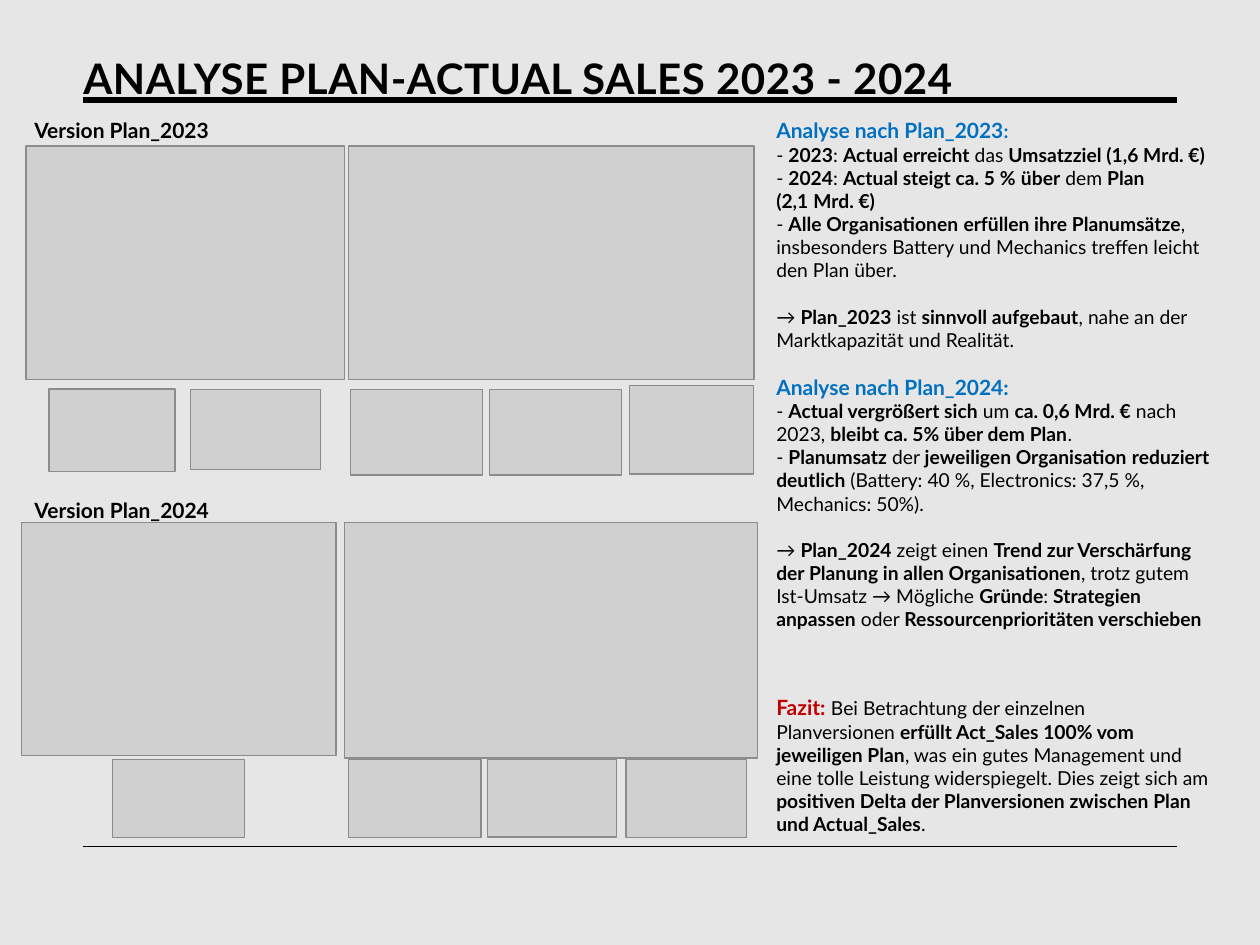
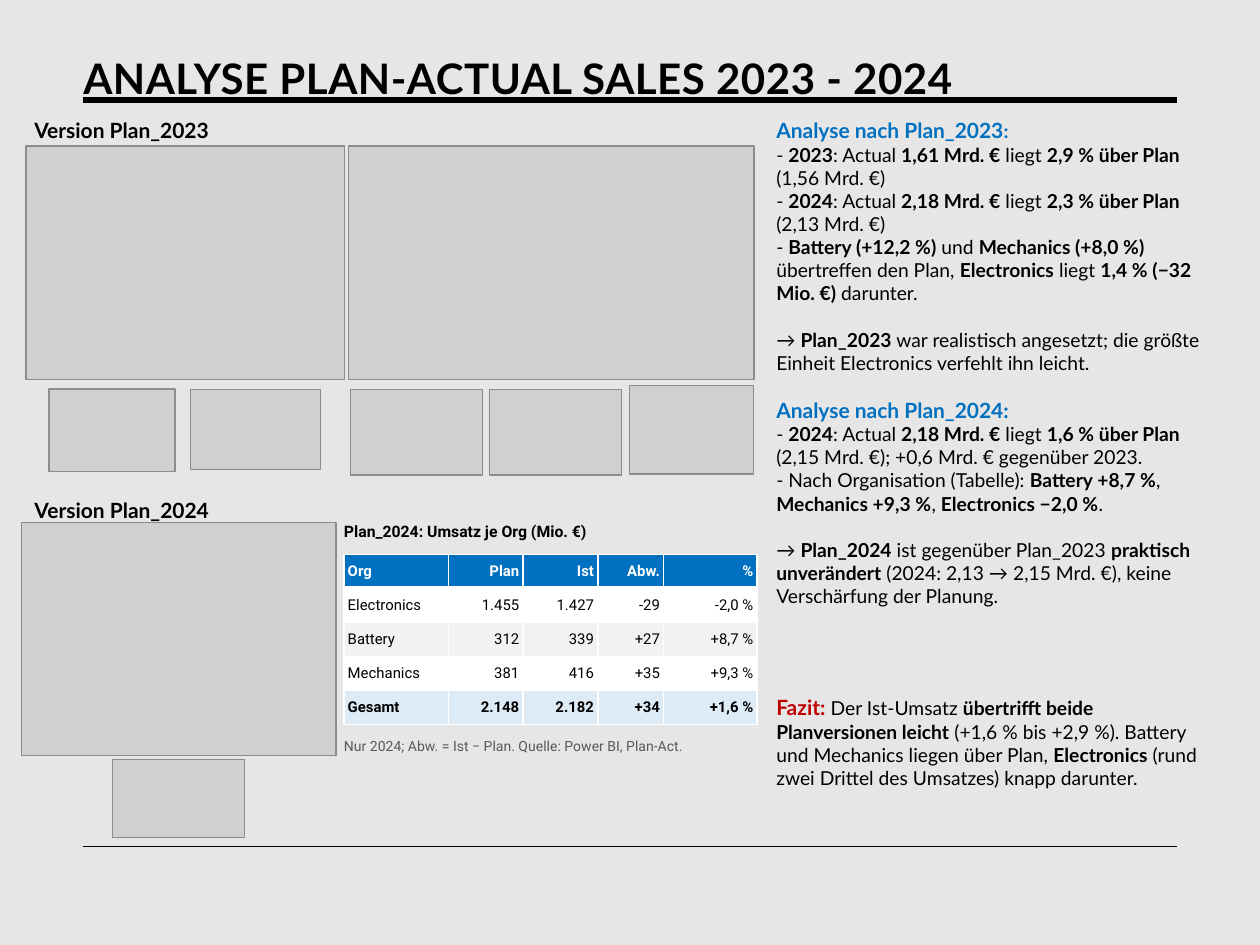
Before and after one commit to tngan7197/Portfolio, a slide deck: slide 8 of BIC_PowerPoint_StA.pptx. Drawn at 1260x945 pixels with LibreOffice and Linux fonts; fonts in the diff are those of the drawing; grey boxes stand for pictures. Boxes give left, top, right and bottom in pixels: in the first picture for what was removed or moved away, otherwise in the second. Text is boxed around its words. In the diff, an @@ line names an element or a change of style, - is before the commit and + after.

```diff
--- a/BIC_PowerPoint_StA.pptx
+++ b/BIC_PowerPoint_StA.pptx
@@ text at box(776, 147, 1200, 370): text changed; text colour #000000 to none; bold off @@
-- 2023: Actual erreicht das Umsatzziel (1,6 Mrd. €)
-- 2024: Actual steigt ca. 5 % über dem Plan (2,1 Mrd. €)
-- Alle Organisationen erfüllen ihre Planumsätze, insbesonders Battery und Mechanics treffen leicht den Plan über.
-→ Plan_2023 ist sinnvoll aufgebaut, nahe an der Marktkapazität und Realität.
+- 2023: Actual 1,61 Mrd. € liegt 2,9 % über Plan (1,56 Mrd. €)
+- 2024: Actual 2,18 Mrd. € liegt 2,3 % über Plan (2,13 Mrd. €)
+- Battery (+12,2 %) und Mechanics (+8,0 %) übertreffen den Plan, Electronics liegt 1,4 % (−32 Mio. €) darunter.
+→ Plan_2023 war realistisch angesetzt; die größte Einheit Electronics verfehlt ihn leicht.
@@ text at box(776, 426, 1190, 607): text changed; text colour #000000 to none; bold off @@
-- Actual vergrößert sich um ca. 0,6 Mrd. € nach 2023, bleibt ca. 5% über dem Plan.
-- Planumsatz der jeweiligen Organisation reduziert deutlich (Battery: 40 %, Electronics: 37,5 %, Mechanics: 50%).
-→ Plan_2024 zeigt einen Trend zur Verschärfung der Planung in allen Organisationen, trotz gutem Ist-Umsatz → Mögliche Gründe: Strategien anpassen oder Ressourcenprioritäten verschieben
+- 2024: Actual 2,18 Mrd. € liegt 1,6 % über Plan (2,15 Mrd. €); +0,6 Mrd. € gegenüber 2023.
+- Nach Organisation (Tabelle): Battery +8,7 %, Mechanics +9,3 %, Electronics −2,0 %.
+→ Plan_2024 ist gegenüber Plan_2023 praktisch unverändert (2024: 2,13 → 2,15 Mrd. €), keine Verschärfung der Planung.
@@ picture removed at box(344, 523, 757, 759) @@
@@ text added at box(344, 524, 568, 541), 9 pt, text #000000, bold @@
+Plan_2024: Umsatz je Org (Mio. €)
@@ table added at box(344, 554, 756, 724), 5 rows, 5 columns @@
+Org | Plan | Ist | Abw. | %
+Electronics | 1.455 | 1.427 | -29 | -2,0 %
+Battery | 312 | 339 | +27 | +8,7 %
+Mechanics | 381 | 416 | +35 | +9,3 %
+Gesamt | 2.148 | 2.182 | +34 | +1,6 %
@@ text at box(776, 699, 1197, 789): text changed; text colour #000000 to none @@
-Fazit: Bei Betrachtung der einzelnen Planversionen erfüllt Act_Sales 100% vom jeweiligen Plan, was ein gutes Management und eine tolle Leistung widerspiegelt. Dies zeigt sich am positiven Delta der Planversionen zwischen Plan und Actual_Sales.
+Fazit: Der Ist-Umsatz übertrifft beide Planversionen leicht (+1,6 % bis +2,9 %). Battery und Mechanics liegen über Plan, Electronics (rund zwei Drittel des Umsatzes) knapp darunter.
@@ text added at box(344, 740, 682, 753), 8 pt, text #595959 @@
+Nur 2024; Abw. = Ist − Plan. Quelle: Power BI, Plan-Act.
@@ picture removed at box(349, 760, 481, 838) @@
@@ picture removed at box(488, 759, 617, 837) @@
@@ picture removed at box(626, 760, 747, 837) @@
```
Also in this commit, not shown: 12 other slides changed, 1 slide added, 3 other files.
